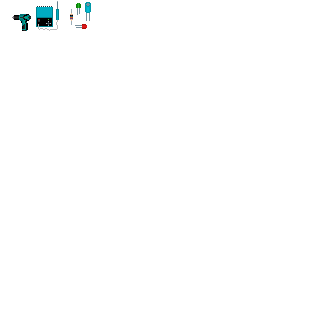
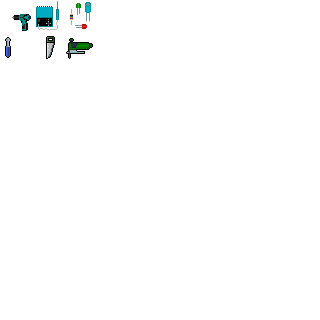
Layered file, before and after one edit (320x320). Changes by layer:
pixels changed over [5, 36, 93, 59] (layer not identified)
